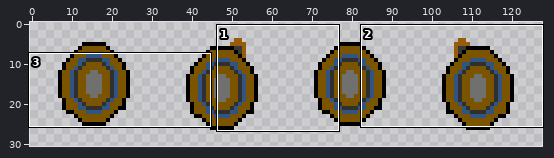
A sprite sheet gets an edit: art/Player/walkingdetective.png. Above, an overview of the earlier version with the close-up marked.
Close-up. As it was:
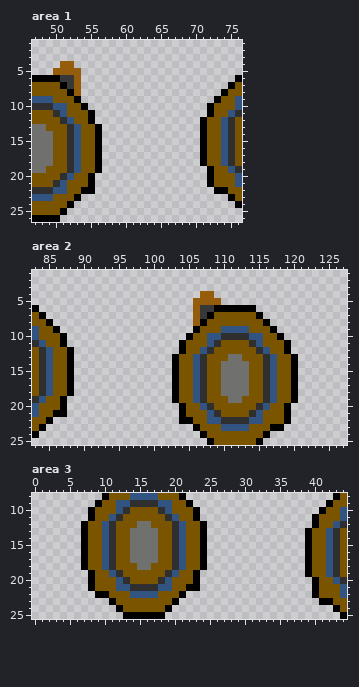
The file is 128x32 pixels. Shown: area 1: x 47..76, y 1..26; area 2: x 83..127, y 1..25; area 3: x 0..44, y 8..25. The wide view leaves out empty margins.
Once edited:
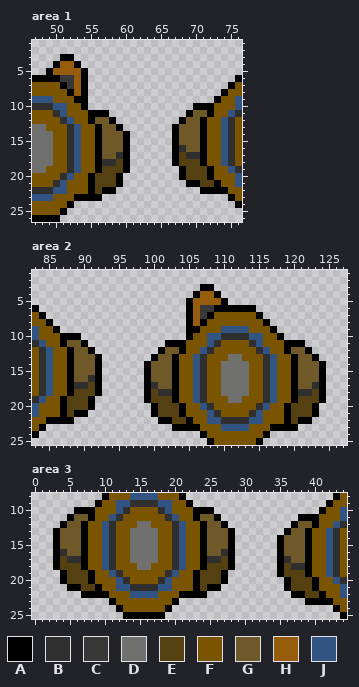
Palette (. is transparent): A #000000  B #2f2f2f  C #383838  D #70706f  E #554012  F #7b5400  G #705929  H #945c0b  J #325483
From old to new:
Area 1:
y 3: x 51..52 .. -> AA
y 4: x 50 . -> A; x 53 . -> A
y 5: x 49 . -> A; x 54 . -> A
y 6..9: x 54 . -> A
y 10: x 70..71 .. -> AA
y 11: x 56..57 .. -> AA; x 69..71 ... -> AGG
y 12: x 56..58 ... -> GGA; x 68..70 ... -> AGG
y 13: x 57..59 ... -> GGA; x 67..70 .... -> AGGG
y 14..15: x 57..60 .... -> GGGA; x 67..70 .... -> AGGG
y 16: x 57..60 .... -> GGGA; x 67..70 .... -> ABGG
y 17: x 57..60 .... -> GGBA; x 67..70 .... -> AEBB
y 18: x 57..60 .... -> BBEA; x 67..70 .... -> AEEE
y 19: x 57..60 .... -> EEEA; x 68..71 .... -> AEEE
y 20: x 56..59 .... -> EEEA; x 68..71 .... -> AEEE
y 21: x 56..59 .... -> EEEA; x 69..73 ...AF -> AAEEA
y 22: x 54 A -> F; x 56..58 ... -> EAA; x 71..72 .. -> AA
y 23: x 54..56 ... -> AAA
Area 2:
y 3: x 107..108 .. -> AA
y 4: x 106 . -> A; x 109 . -> A
y 5: x 105 . -> A; x 110 . -> A
y 6..9: x 105 . -> A
y 10: x 88..89 .. -> AA
y 11: x 88..90 ... -> GGA; x 102..103 .. -> AA; x 120..121 .. -> AA
y 12: x 89..91 ... -> GGA; x 101..103 ... -> AGG; x 120..122 ... -> GGA
y 13: x 89..92 .... -> GGGA; x 100..102 ... -> AGG; x 121..123 ... -> GGA
y 14..15: x 89..92 .... -> GGGA; x 99..102 .... -> AGGG; x 121..124 .... -> GGGA
y 16: x 89..92 .... -> GGBA; x 99..102 .... -> AGGG; x 121..124 .... -> GGGA
y 17: x 89..92 .... -> BBEA; x 99..102 .... -> ABGG; x 121..124 .... -> GGBA
y 18: x 89..92 .... -> EEEA; x 99..102 .... -> AEBB; x 121..124 .... -> BBEA
y 19: x 88..91 .... -> EEEA; x 99..102 .... -> AEEE; x 121..124 .... -> EEEA
y 20: x 88..91 .... -> EEEA; x 100..103 .... -> AEEE; x 120..123 .... -> EEEA
y 21: x 86 A -> F; x 88..90 ... -> EAA; x 100..103 .... -> AEEE; x 120..123 .... -> EEEA
y 22: x 86..88 ... -> AAA; x 101..104 ...A -> AAEE; x 120..122 ... -> EAA
y 23: x 103..105 ... -> AAA; x 119..120 .. -> AA
Area 3:
y 10: x 6..7 .. -> AA; x 24..25 .. -> AA
y 11: x 5..7 ... -> AGG; x 24..26 ... -> GGA; x 38..39 .. -> AA
y 12: x 4..6 ... -> AGG; x 25..27 ... -> GGA; x 37..39 ... -> AGG
y 13: x 3..6 .... -> AGGG; x 25..28 .... -> GGGA; x 36..38 ... -> AGG
y 14..15: x 3..6 .... -> AGGG; x 25..28 .... -> GGGA; x 35..38 .... -> AGGG
y 16: x 3..6 .... -> ABGG; x 25..28 .... -> GGBA; x 35..38 .... -> AGGG
y 17: x 3..6 .... -> AEBB; x 25..28 .... -> BBEA; x 35..38 .... -> ABGG
y 18: x 3..6 .... -> AEEE; x 25..28 .... -> EEEA; x 35..38 .... -> AEBB
y 19: x 4..7 .... -> AEEE; x 24..27 .... -> EEEA; x 35..38 .... -> AEEE
y 20: x 4..7 .... -> AEEE; x 24..27 .... -> EEEA; x 36..39 .... -> AEEE
y 21: x 5..9 ...AF -> AAEEA; x 22 A -> F; x 24..26 ... -> EAA; x 36..39 .... -> AEEE
y 22: x 7..8 .. -> AA; x 22..24 ... -> AAA; x 37..41 ...AF -> AAEEA
y 23: x 39..40 .. -> AA
Where, in picture pixels (left, top, right, bottom), the same in both close-ups:
changed: (46, 54, 130, 201)
changed: (172, 103, 221, 194)
changed: (144, 284, 228, 431)
changed: (53, 333, 102, 424)
added: (284, 340, 326, 431)
changed: (53, 507, 102, 598)
changed: (186, 507, 235, 598)
changed: (277, 514, 326, 605)
